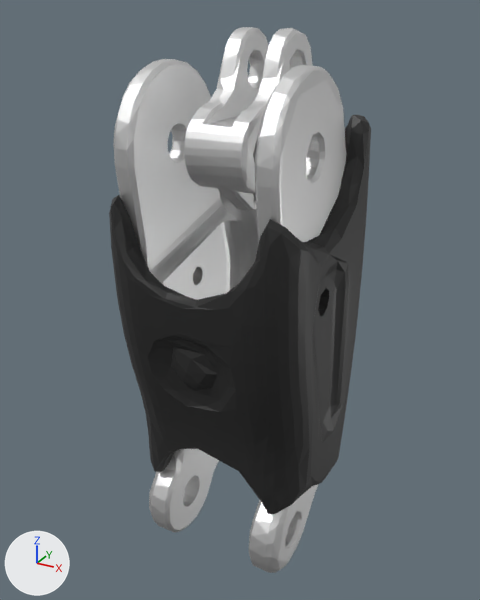
The COLLADA model adam_u/meshes_dae/L_pinky_proximal.dae: old version first, new version second.
One viewpoint serves both versions: a camera (50 mm lens) standing at (0.0241, -0.0427, 0.0094) and looking at (-0.0006, 0.0022, -0.013). Lighting does not change. The marker at lower left points along +X, +Y and +Z.

Objects in the first picture: 'L_pinky_proximal'.
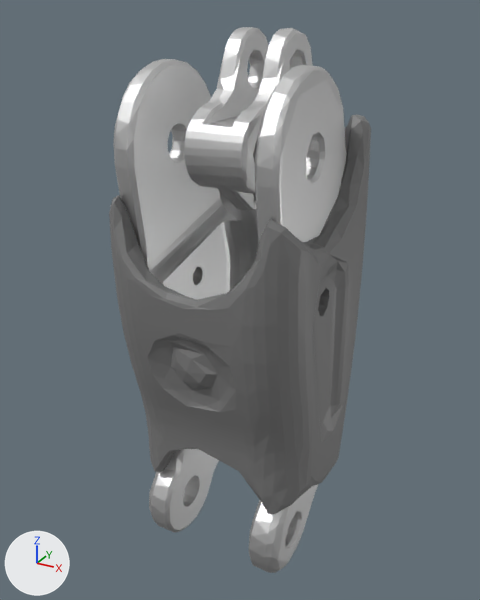
What the commit changed:
Material '黑色' (mat_黑色) changes colour from black #232323 to grey #7c7c7c; in linear values from (0.0172, 0.0172, 0.0172) to (0.2, 0.2, 0.2).

What differs and where, as boxes [x1, y1, x2, y2] in the pictures (480 x 600 px):
'L_pinky_proximal', recoloured
    both: [109, 27, 371, 549]
